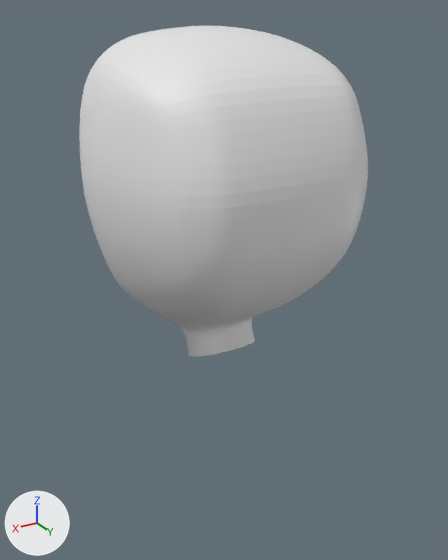
The Blender file kid/kid.blend as it was, and as the next commit left it.
One viewpoint serves both versions: a 50 mm camera at (4.35, 7.59, 12.05) aimed at (-0.17, 0.06, 8.29). Lighting does not change. The marker at lower left points along +X, +Y and +Z.
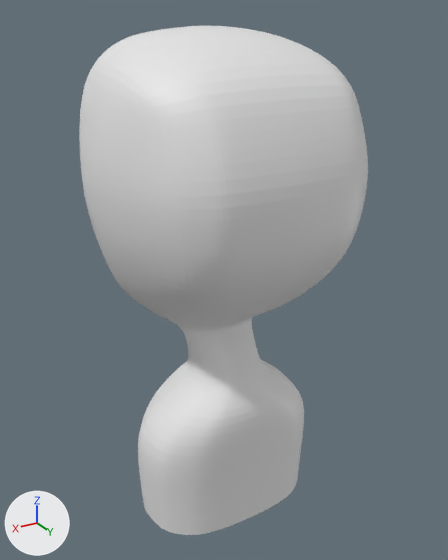
Boxes (x1, y1, x2, y2) around the edits, measured in the pictures (448 x 560 px):
'Plane', reshaped (54% taller): before (79, 26, 368, 356); after (79, 26, 368, 535)
part 1 of me_plane, built on: before (216, 328, 248, 353); after (138, 328, 304, 535)

The edits, one by one:
me_plane is used by ob_plane; location (0.0, -0.06, 8.32); rotation (-1.571, 0.0, 0.0), in degrees (-90, 0, 0).
me_plane had 206 vertices, 177 faces and spanned x 0.0..1.92, y -3.63..1.31, z -2.13..2.18.
me_plane now has 271 vertices, 237 faces and spans x 0.0..1.92, y -3.63..3.76, z -2.13..2.18.
Part 1, on me_plane:
2 vertices move from x 0.12..0.33, y 0.87..1.26, z -0.01..0.76 to x 0.16..0.33, y 0.87..1.26, z -0.06..0.76.
65 vertices are added at x 0.0..1.48, y 1.35..3.76, z -0.69..1.28.
60 new faces join them.
